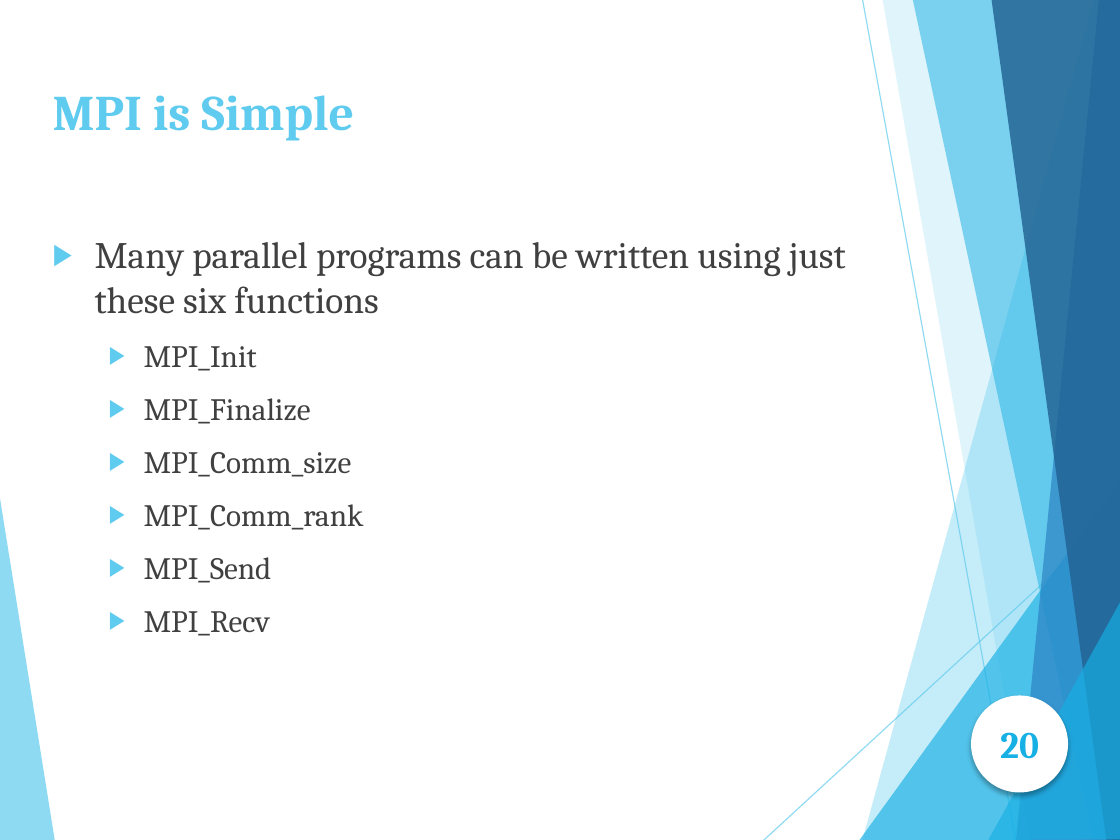
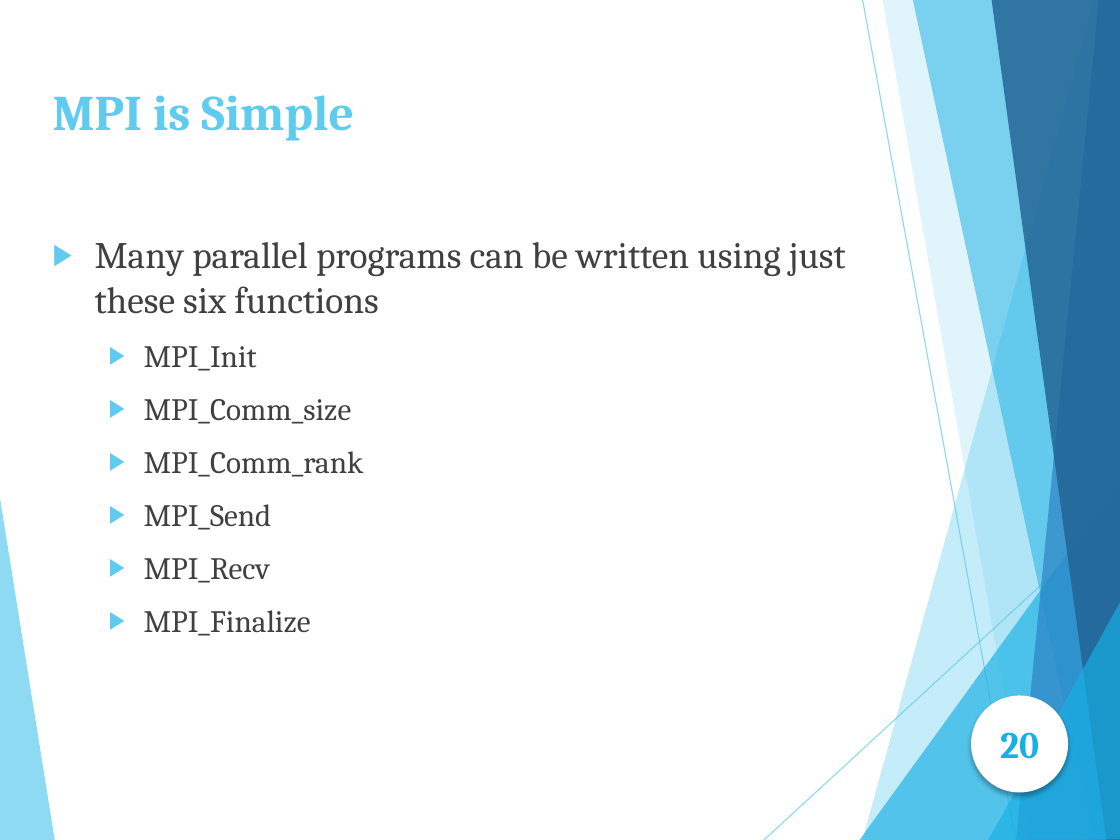
Before and after one commit to Pinkal-Shah/Concordia-University, a slide deck: slide 20 of parallel_computing/Tutorial/Tutorial-1.pptx. Drawn at 1120x840 pixels with LibreOffice and Linux fonts; fonts in the diff are those of the drawing. Boxes give left, top, right and bottom in pixels: in the first picture for what was removed or moved away, otherwise in the second. Text is boxed around its words. In the diff, an @@ line names an element or a change of style, - is before the commit and + after.

```diff
--- a/parallel_computing/Tutorial/Tutorial-1.pptx
+++ b/parallel_computing/Tutorial/Tutorial-1.pptx
@@ text at (144,398,311,424): paragraph removed @@
-  ▶ MPI_Finalize
@@ text at (144,610,311,636): paragraph added @@
+  ▶ MPI_Finalize
```
Also in this commit, not shown: 1 other file.
